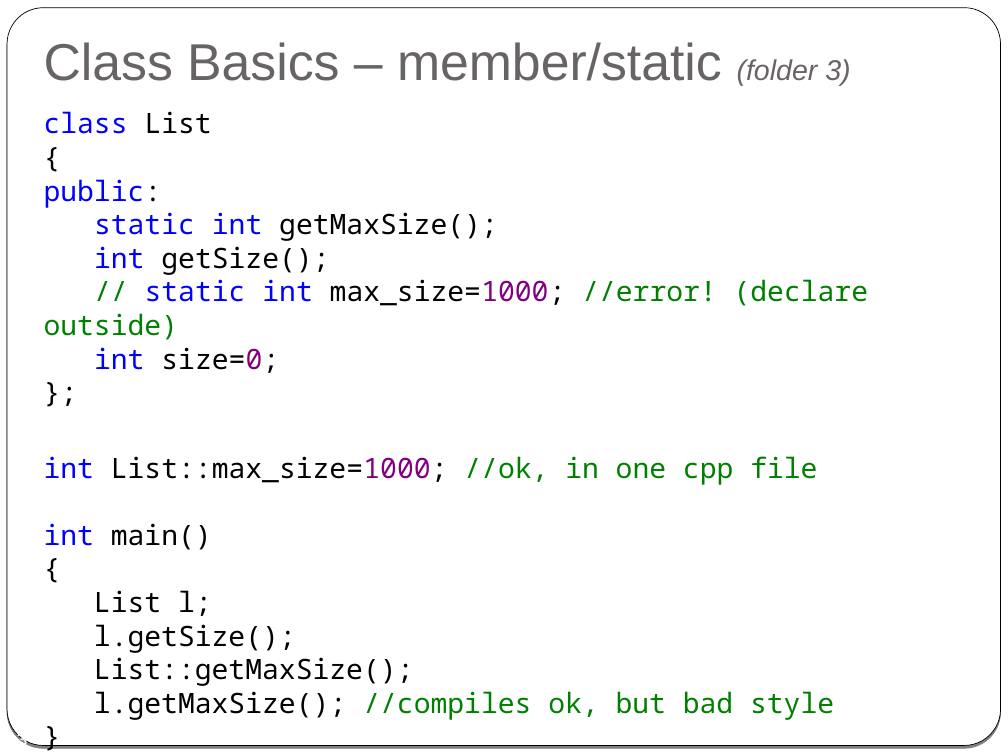
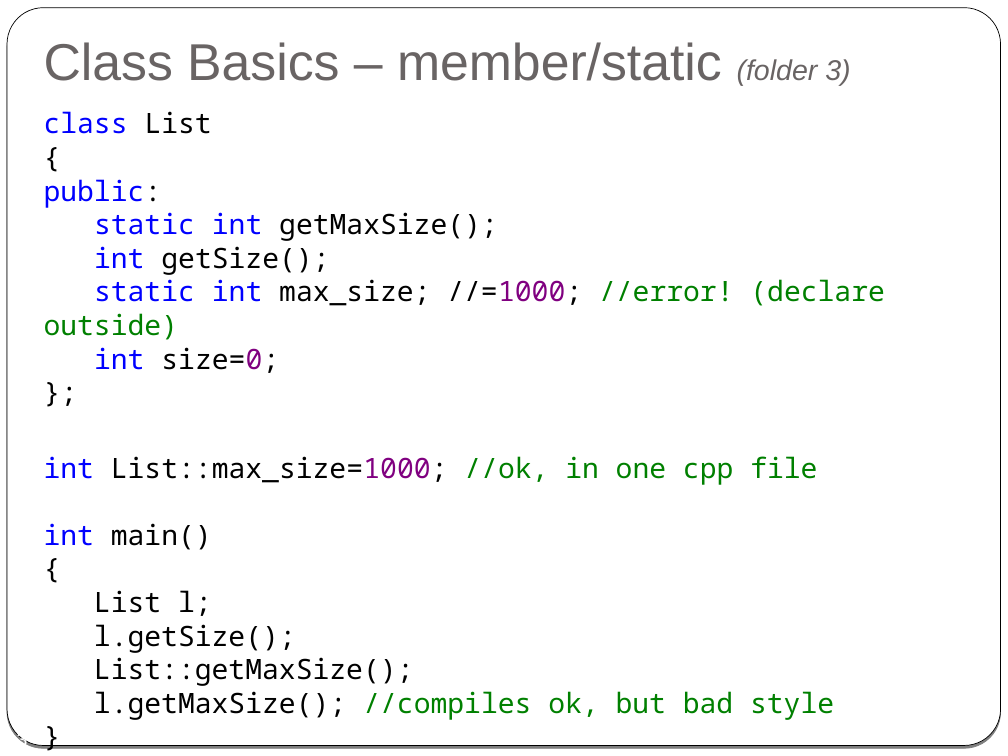
Before and after one commit to cpp-at-ariel/cpp-5779, a slide deck: slide 13 of 02-classes-constructors-destructors/slides-1-classes.odp. Drawn at 1008x756 pixels with LibreOffice and Linux fonts; fonts in the diff are those of the drawing. Boxes give left, top, right and bottom in pixels: in the first picture for what was removed or moved away, otherwise in the second. Text is boxed around its words. In the diff, an @@ line names an element or a change of style, - is before the commit and + after.

```diff
--- a/02-classes-constructors-destructors/slides-1-classes.odp
+++ b/02-classes-constructors-destructors/slides-1-classes.odp
@@ text at (x1=44, y1=111, x2=885, y2=373): text changed @@
-class List
-{
-public:
-static int getMaxSize();
-int getSize();
-// static int max_size=1000; //error! (declare outside)
-int size=0;
-};
+class List
+{
+public:
+static int getMaxSize();
+int getSize();
+static int max_size; //=1000; //error! (declare outside)
+int size=0;
+};
```
Also in this commit, not shown: 20 other files.
